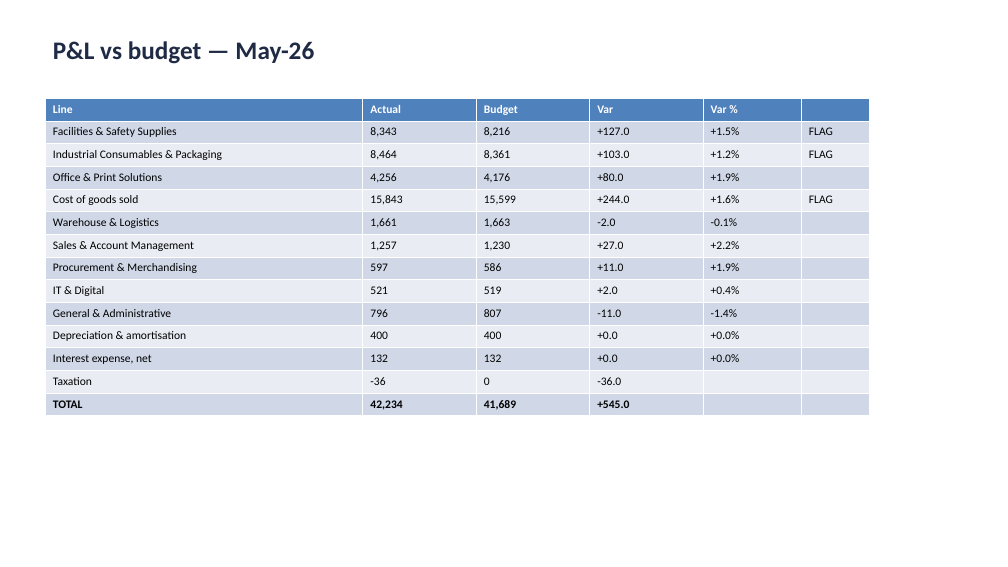
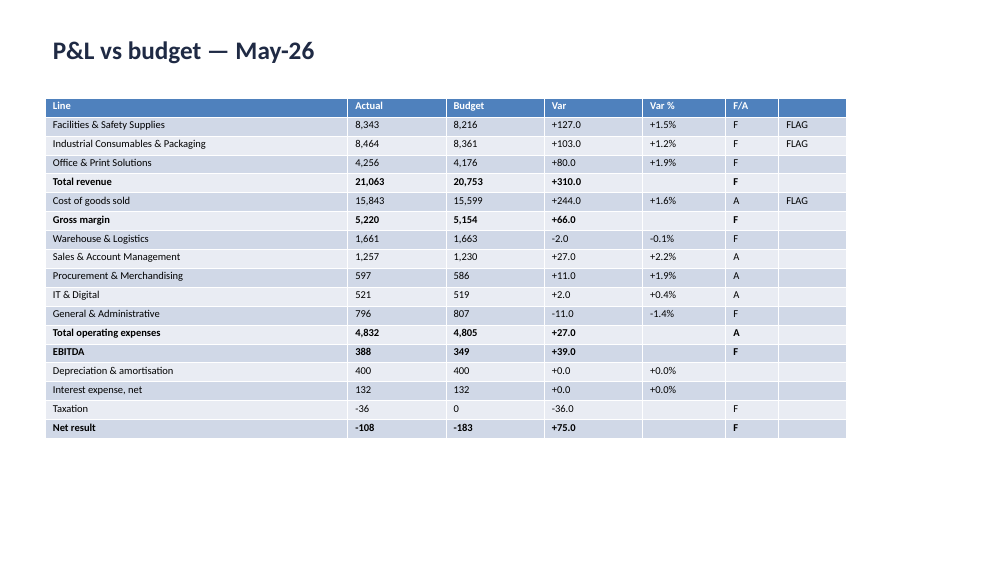
Before and after one commit to klameer/verified-close, a slide deck: slide 3 of showcase/may-26/filed/Management Pack - May-26 SIGNED KL.pptx. Drawn at 1008x567 pixels with LibreOffice and Linux fonts; fonts in the diff are those of the drawing. Boxes give left, top, right and bottom in pixels: in the first picture for what was removed or moved away, otherwise in the second. Text is boxed around its words. In the diff, an @@ line names an element or a change of style, - is before the commit and + after.

```diff
--- a/showcase/may-26/filed/Management Pack - May-26 SIGNED KL.pptx
+++ b/showcase/may-26/filed/Management Pack - May-26 SIGNED KL.pptx
@@ table at (x1=45, y1=98, x2=847, y2=439) @@
-Line | Actual | Budget | Var | Var % | 
-Facilities & Safety Supplies | 8,343 | 8,216 | +127.0 | +1.5% | FLAG
-Industrial Consumables & Packaging | 8,464 | 8,361 | +103.0 | +1.2% | FLAG
-Office & Print Solutions | 4,256 | 4,176 | +80.0 | +1.9% | 
-Cost of goods sold | 15,843 | 15,599 | +244.0 | +1.6% | FLAG
-Warehouse & Logistics | 1,661 | 1,663 | -2.0 | -0.1% | 
-Sales & Account Management | 1,257 | 1,230 | +27.0 | +2.2% | 
-Procurement & Merchandising | 597 | 586 | +11.0 | +1.9% | 
-IT & Digital | 521 | 519 | +2.0 | +0.4% | 
-General & Administrative | 796 | 807 | -11.0 | -1.4% | 
-Depreciation & amortisation | 400 | 400 | +0.0 | +0.0% | 
-Interest expense, net | 132 | 132 | +0.0 | +0.0% | 
-Taxation | -36 | 0 | -36.0 |  | 
-TOTAL | 42,234 | 41,689 | +545.0 |  | 
+Line | Actual | Budget | Var | Var % | F/A | 
+Facilities & Safety Supplies | 8,343 | 8,216 | +127.0 | +1.5% | F | FLAG
+Industrial Consumables & Packaging | 8,464 | 8,361 | +103.0 | +1.2% | F | FLAG
+Office & Print Solutions | 4,256 | 4,176 | +80.0 | +1.9% | F | 
+Total revenue | 21,063 | 20,753 | +310.0 |  | F | 
+Cost of goods sold | 15,843 | 15,599 | +244.0 | +1.6% | A | FLAG
+Gross margin | 5,220 | 5,154 | +66.0 |  | F | 
+Warehouse & Logistics | 1,661 | 1,663 | -2.0 | -0.1% | F | 
+Sales & Account Management | 1,257 | 1,230 | +27.0 | +2.2% | A | 
+Procurement & Merchandising | 597 | 586 | +11.0 | +1.9% | A | 
+IT & Digital | 521 | 519 | +2.0 | +0.4% | A | 
+General & Administrative | 796 | 807 | -11.0 | -1.4% | F | 
+Total operating expenses | 4,832 | 4,805 | +27.0 |  | A | 
+EBITDA | 388 | 349 | +39.0 |  | F | 
+Depreciation & amortisation | 400 | 400 | +0.0 | +0.0% |  | 
+Interest expense, net | 132 | 132 | +0.0 | +0.0% |  | 
+Taxation | -36 | 0 | -36.0 |  | F | 
+Net result | -108 | -183 | +75.0 |  | F | 
@@ table resized from (x1=45, y1=98, x2=870, y2=416) to (x1=45, y1=98, x2=847, y2=439) @@
```
Also in this commit, not shown: 2 other slides changed, 15 other files.
